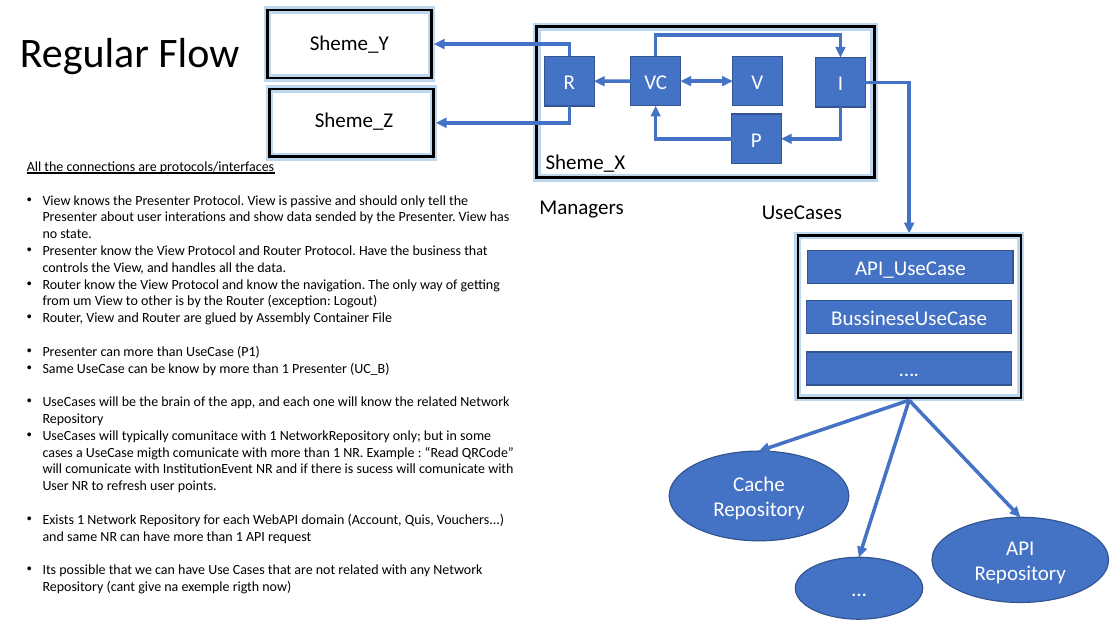
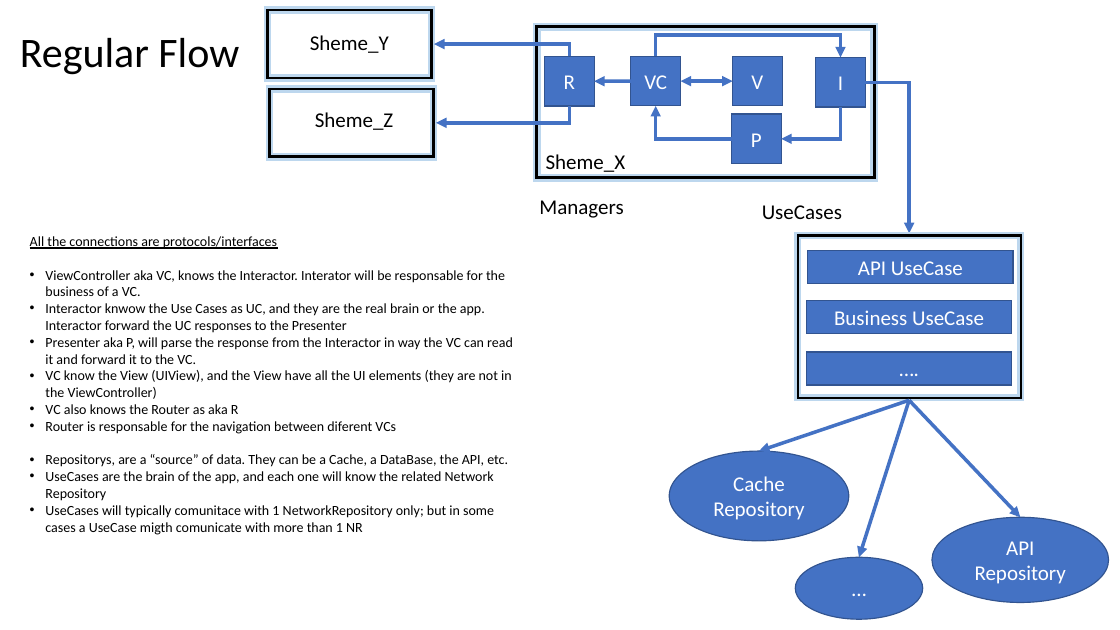
Before and after one commit to ricardopsantos/RJPS_MVPCleanRx, a slide deck: slide 3 of __Documents__/VIPClean_Architecture.pptx. Drawn at 1120x630 pixels with LibreOffice and Linux fonts; fonts in the diff are those of the drawing. Boxes give left, top, right and bottom in pixels: in the first picture for what was removed or moved away, otherwise in the second. Text is boxed around its words. In the diff, an @@ line names an element or a change of style, - is before the commit and + after.

```diff
--- a/__Documents__/VIPClean_Architecture.pptx
+++ b/__Documents__/VIPClean_Architecture.pptx
@@ text "All the connections are protocols/interfaces" moved from (x1=27, y1=159, x2=514, y2=594) to (x1=30, y1=236, x2=513, y2=535) @@
@@ text in rectangle at (x1=858, y1=261, x2=963, y2=275): text changed @@
-API_UseCase
+API UseCase
@@ text at (x1=45, y1=270, x2=513, y2=535): text changed @@
-• View knows the Presenter Protocol. View is passive and should only tell the Presenter about user interations and show data sended by the Presenter. View has no state.
-• Presenter know the View Protocol and Router Protocol. Have the business that controls the View, and handles all the data.
-• Router know the View Protocol and know the navigation. The only way of getting from um View to other is by the Router (exception: Logout)
-• Router, View and Router are glued by Assembly Container File
-• Presenter can more than UseCase (P1)
-• Same UseCase can be know by more than 1 Presenter (UC_B)
-• UseCases will be the brain of the app, and each one will know the related Network Repository
-• UseCases will typically comunitace with 1 NetworkRepository only; but in some cases a UseCase migth comunicate with more than 1 NR. Example : “Read QRCode” will comunicate with InstitutionEvent NR and if there is sucess will comunicate with User NR to refresh user points.
-• Exists 1 Network Repository for each WebAPI domain (Account, Quis, Vouchers...) and same NR can have more than 1 API request
-• Its possible that we can have Use Cases that are not related with any Network Repository (cant give na exemple rigth now)
+• ViewController aka VC, knows the Interactor. Interator will be responsable for the business of a VC.
+• Interactor knwow the Use Cases as UC, and they are the real brain or the app. Interactor forward the UC responses to the Presenter
+• Presenter aka P, will parse the response from the Interactor in way the VC can read it and forward it to the VC.
+• VC know the View (UIView), and the View have all the UI elements (they are not in the ViewController)
+• VC also knows the Router as aka R
+• Router is responsable for the navigation between diferent VCs
+• Repositorys, are a “source” of data. They can be a Cache, a DataBase, the API, etc.
+• UseCases are the brain of the app, and each one will know the related Network Repository
+• UseCases will typically comunitace with 1 NetworkRepository only; but in some cases a UseCase migth comunicate with more than 1 NR
@@ text in rectangle at (x1=834, y1=310, x2=984, y2=325): text changed @@
-BussineseUseCase
+Business UseCase
```
Also in this commit, not shown: 32 other files.
